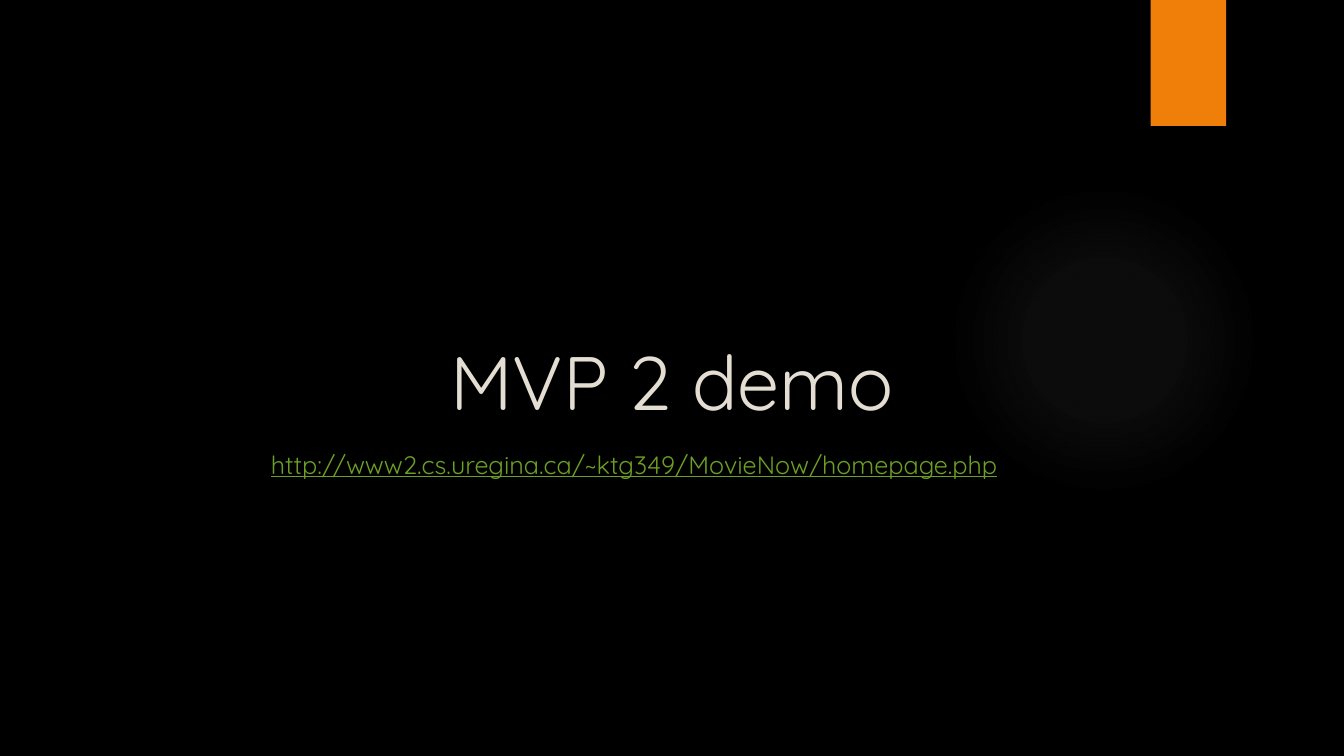
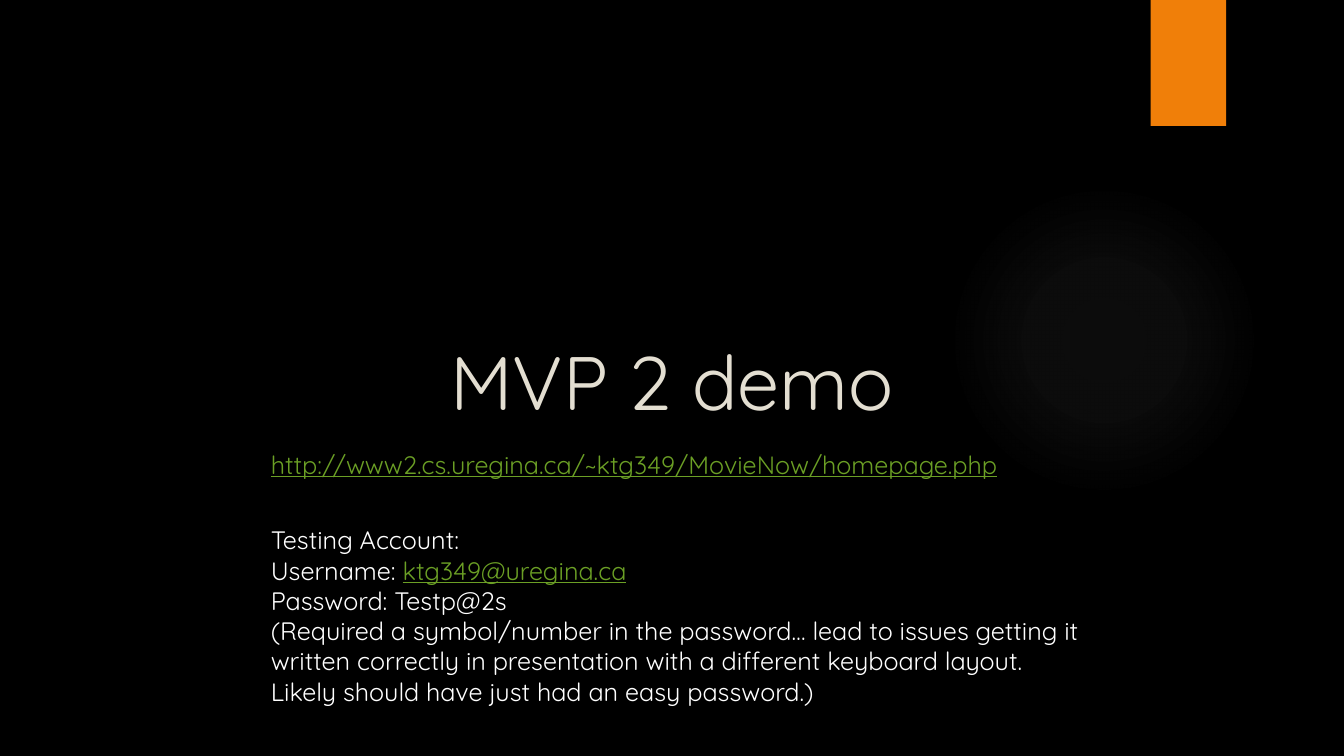
Before and after one commit to alpacamusical/Project-ENSE-374, a slide deck: slide 7 of Documentation/Milestone 4.pptx. Drawn at 1344x756 pixels with LibreOffice and Linux fonts; fonts in the diff are those of the drawing; background and template pictures are left out. Boxes give left, top, right and bottom in pixels: in the first picture for what was removed or moved away, otherwise in the second. Text is boxed around its words. In the diff, an @@ line names an element or a change of style, - is before the commit and + after.

```diff
--- a/Documentation/Milestone 4.pptx
+++ b/Documentation/Milestone 4.pptx
@@ text added at [271, 531, 1078, 706], 18 pt, text #FFFFFF @@
+Testing Account:
+Username: ktg349@uregina.ca
+Password: Testp@2s
+(Required a symbol/number in the password… lead to issues getting it written correctly in presentation with a different keyboard layout. Likely should have just had an easy password.)
```
